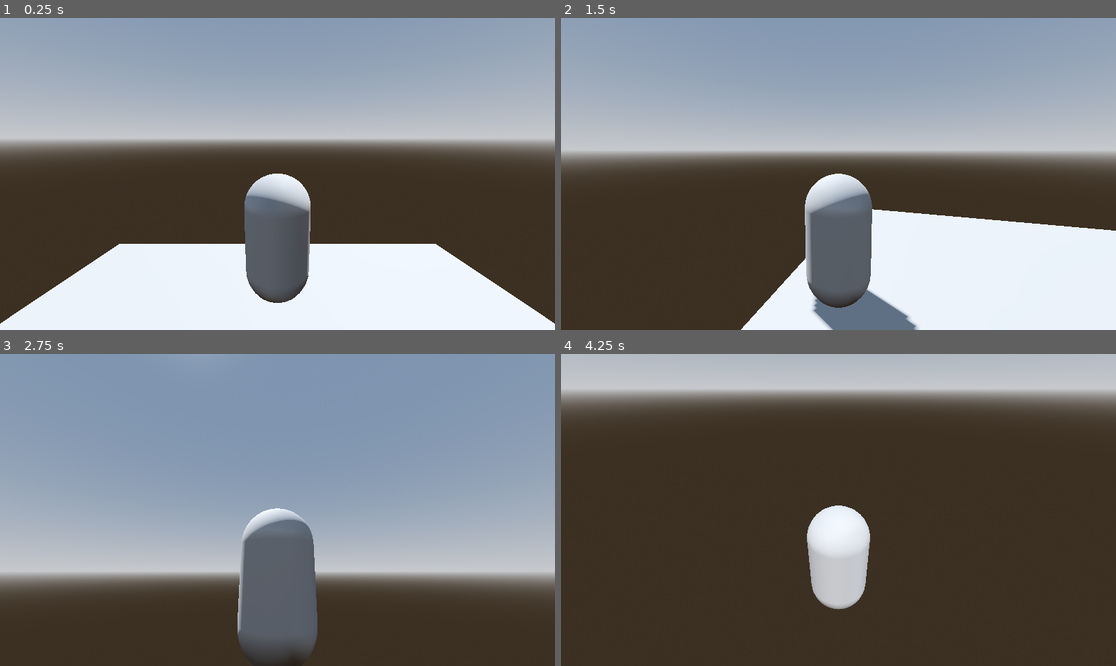
Above: before the commit, frames 1-4 (two rows, left to right).
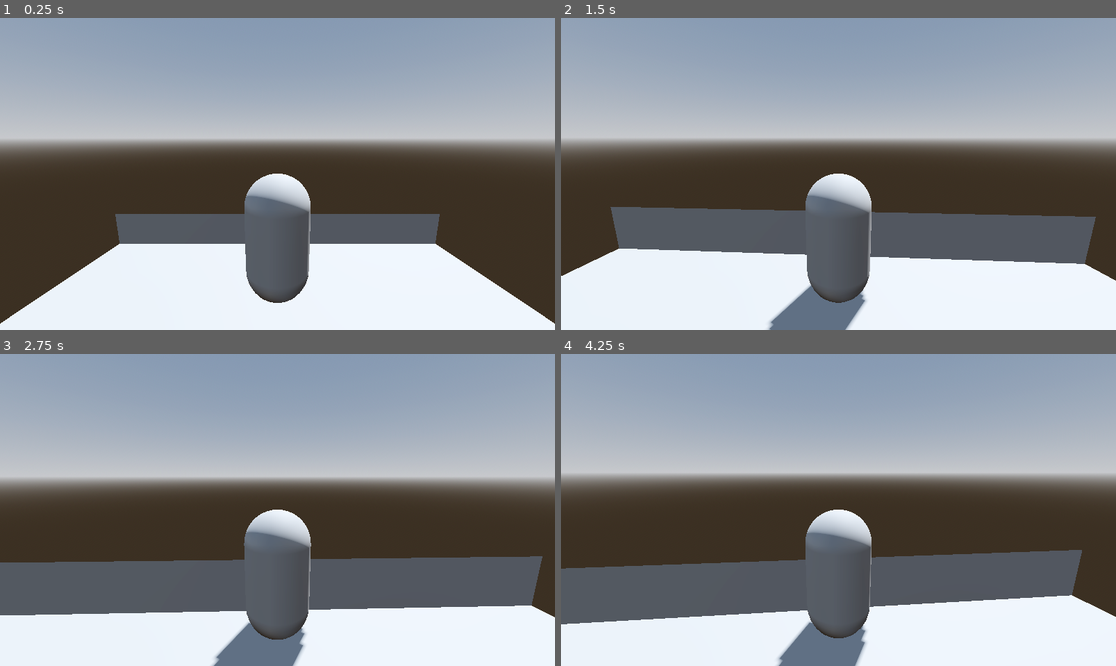
Above: after the commit, the same moments.

Repository: miguel-respaldo/O2023-rv
Game: Godot game, scene res://nivel.tscn
Same seed, same stepped clock (60 frames per second), same inputs: the game is played once before the commit and once after it. Before the commit the project has no main scene; this scene is started directly in both runs.
Inputs (mouse positions are in pixels of both pictures, inside the frame that each line leads up to):
- Up to frame 1 (0.25 s): no input
- Up to frame 2 (1.5 s): move the mouse to (866, 174) at 0.52 s; hold W (mover_adelante) from 0.53 s (still down); move the mouse to (810, 174) at 1.27 s
- Up to frame 3 (2.75 s): keep holding W (mover_adelante); move the mouse to (288, 503) at 2.02 s
- Up to frame 4 (4.25 s): keep holding W (mover_adelante); move the mouse to (832, 516) at 2.77 s; move the mouse to (877, 513) at 3.52 s

The runs differ from the first frame. In frame 1, 4.4% of the frame differs, in the area x 20-80%, y 62-73%; in frame 2, 32%; in frame 3, 76%; in frame 4, 77%, in the area x 0-100%, y 0-100%.

Commit message:
escena terminada

Diff:
--- a/jugador.gd
+++ b/jugador.gd
@@ -3,6 +3,9 @@
 var mouse_sensibilidad := 0.001
 var izder_mov := 0.0
 var arrab_mov := 0.0
+
+@onready var giro        := $izq_derecha
+@onready var inclinacion := $izq_derecha/arriba_abajo
 
 # Called when the node enters the scene tree for the first time.
 func _ready():
@@ -16,13 +19,20 @@
 	var input = Vector3.ZERO
 	input.x = Input.get_axis("mover_izquierda","mover_derecha")
 	input.z = Input.get_axis("mover_adelante", "mover_atras")
-	apply_central_force(input * 1200.0 * delta)
+	apply_central_force(giro.basis * input * 1200.0 * delta)
 
 	if Input.is_action_just_pressed("ui_cancel"):
 		Input.set_mouse_mode(Input.MOUSE_MODE_VISIBLE)
 
-	$izq_derecha.rotate_y(izder_mov)
-	$izq_derecha/arriba_abajo.rotate_x(arrab_mov)
+	giro.rotate_y(izder_mov)
+	inclinacion.rotate_x(arrab_mov)
+	inclinacion.rotation.x = clamp(
+		inclinacion.rotation.x,
+		deg_to_rad(-30),  # -0.5
+		deg_to_rad(30)    #  0.5
+	)
+	izder_mov = 0.0
+	arrab_mov = 0.0
 
 func _unhandled_input(event: InputEvent):
 	if event is InputEventMouseMotion:
--- a/nivel.tscn
+++ b/nivel.tscn
@@ -21,6 +21,12 @@
 [sub_resource type="ConcavePolygonShape3D" id="ConcavePolygonShape3D_i3mxx"]
 data = PackedVector3Array(5, 0, 5, -5, 0, 5, 5, 0, -5, -5, 0, 5, -5, 0, -5, 5, 0, -5)
 
+[sub_resource type="QuadMesh" id="QuadMesh_bpgfy"]
+size = Vector2(10, 1)
+
+[sub_resource type="ConcavePolygonShape3D" id="ConcavePolygonShape3D_05wql"]
+data = PackedVector3Array(5, -0.5, 0, -5, -0.5, 0, 5, 0.5, 0, -5, -0.5, 0, -5, 0.5, 0, 5, 0.5, 0)
+
 [node name="Node3D" type="Node3D"]
 
 [node name="WorldEnvironment" type="WorldEnvironment" parent="."]
@@ -41,3 +47,12 @@
 [node name="jugador" parent="." instance=ExtResource("1_75ii0")]
 transform = Transform3D(1, 0, 0, 0, 1, 0, 0, 0, 1, 0, 2, -2)
 linear_damp = 3.0
+
+[node name="pared1" type="MeshInstance3D" parent="."]
+transform = Transform3D(1, 0, 0, 0, 1, 0, 0, 0, 1, 0, 0.5, -5)
+mesh = SubResource("QuadMesh_bpgfy")
+
+[node name="StaticBody3D" type="StaticBody3D" parent="pared1"]
+
+[node name="CollisionShape3D" type="CollisionShape3D" parent="pared1/StaticBody3D"]
+shape = SubResource("ConcavePolygonShape3D_05wql")
--- a/project.godot
+++ b/project.godot
@@ -11,6 +11,7 @@
 [application]
 
 config/name="HolaMundo"
+run/main_scene="res://nivel.tscn"
 config/features=PackedStringArray("4.1", "Forward Plus")
 config/icon="res://icon.svg"
 
Not shown: 1 places in nivel.tscn that only renumber resources
